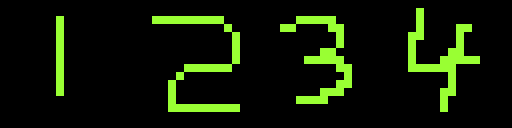
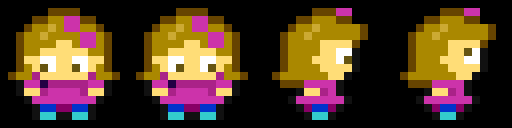
Comparing the layer stacks of the two (512, 128) images. Changes:
painted on "Tiles" over [8,8,496,120]
